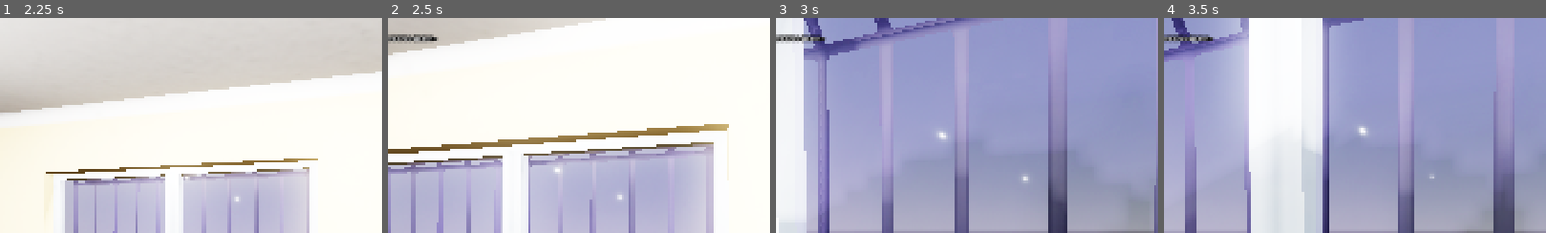
Above: before the commit, frames 1-4 (left to right).
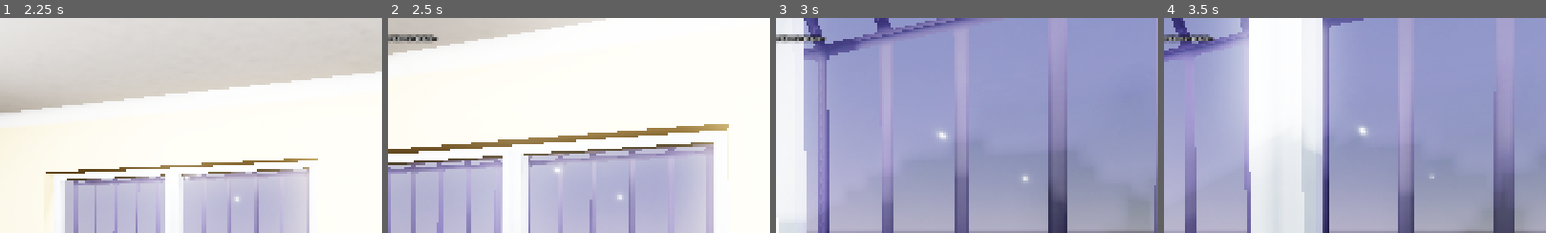
Above: after the commit, the same moments.

Repository: takanazwa5/ProjektMonopolowy
Game: Godot game, scene res://scenes/game/game.tscn
Two runs of this game, one before a commit and one after it. Both use one fixed random seed, a clock stepped at 60 frames per second and the inputs below.
Inputs (mouse positions are % of the whole screen's width and height, from its top left):
- Up to frame 1 (2.25 s): tap Enter at 0.5 s; move the mouse to (55, 50) at 0.52 s; hold E (interact) 0.53-1.28 s; hold W (walk_forward) from 0.53 s (still down); click (55, 50) at 0.67 s; move the mouse to (45, 50) at 1.27 s; tap Ctrl (crouch) at 1.35 s; tap E (interact) at 1.55 s; move the mouse to (52, 48) at 2.02 s; hold G (drop_item) from 2.03 s (still down)
- Up to frame 2 (2.5 s): keep holding W (walk_forward); keep holding G (drop_item); tap E (interact) at 2.3 s
- Up to frame 3 (3 s): keep holding W (walk_forward); move the mouse to (49, 52) at 2.77 s; release G (drop_item) at 2.78 s; tap E (interact) at 2.85 s; click (49, 52) at 2.92 s
- Up to frame 4 (3.5 s): keep holding W (walk_forward)
The pictures show only the part of the screen within x 14-64%, y 0-50%; the shares and areas given below are measured in that part.

Frame 1 is identical in both runs. In frame 2, 0.1% of the frame differs, in the area x 2-12%, y 7-12%; in frame 3, 0.1%; in frame 4, less than 0.1%.

Commit message:
Refactor counter access and item placement logic
Replaced static references to the counter with group-based lookups for improved flexibility. Updated counter target nodes to use groups, streamlined item placement logic, and removed unused interaction signal. Adjusted NPC and player scripts to use the new counter access pattern.

Diff:
--- a/features/counter/counter.gd
+++ b/features/counter/counter.gd
@@ -1,72 +1,76 @@
 class_name Counter extends Interactable
 
 
-signal item_placed(item: Item)
-signal interaction
+signal item_placed(item_data: ItemData)
 
 
-var _szlugi_counter: int = 0
-var _piwo_counter: int = 0
+const TWEEN_DURATION: float = 0.25
+
+
+var _cigs_counter: int = 0
+var _beer_counter: int = 0
 var _misc_counter: int = 0
 
 
-@onready var szlugi_targets: Array[Node] = %SzlugiTargets.get_children()
-@onready var piwo_targets: Array[Node] = %PiwoTargets.get_children()
-@onready var misc_targets: Array[Node] = %MiscTargets.get_children()
-@onready var items: Node = %Items
+@onready var _cig_targets: Array[Node] = get_tree().get_nodes_in_group(&"cig_targets")
+@onready var _beer_targets: Array[Node] = get_tree().get_nodes_in_group(&"beer_targets")
+@onready var _misc_targets: Array[Node] = get_tree().get_nodes_in_group(&"_misc_targets")
+@onready var _items: Node = %Items
 
 
 func interact(event: InputEvent) -> void:
 
 	if not event.is_action_pressed(&"interact"): return
-	interaction.emit()
+	var player: Player = get_tree().get_first_node_in_group(&"player")
+	_place_item_on_counter(player.item_rig.current_item)
 
 
-func place_item_on_counter(item: Item) -> void:
+func clear() -> void:
+
+	for child: Node in _items.get_children(): child.queue_free()
+
+	_cigs_counter = 0
+	_beer_counter = 0
+	_misc_counter = 0
+
+
+func _move_item_to_target(item: Item, target: Marker3D) -> void:
+
+	target.position.y += absf(item.bottom_marker.position.y)
+	target.rotation_degrees.y = randf_range(-180.0, 180.0)
+	var tween: Tween = create_tween().set_trans(Tween.TRANS_CUBIC).set_parallel()
+	tween.tween_property(item, ^"global_transform", target.global_transform, TWEEN_DURATION)
+
+	#if item.data.type == ItemData.Type.SZLUGI:
+#
+		#tween.tween_property(item, ^"rotation_degrees:x", 90.0, TWEEN_DURATION).as_relative()
+
+	if tween.is_running(): await tween.finished
+	target.position.y -= absf(item.bottom_marker.position.y)
+
+
+func _place_item_on_counter(item: Item) -> void:
 
 	var target: Marker3D
 	if item.data.type == ItemData.Type.SZLUGI:
 
-		if _szlugi_counter >= 5: return
-		target = szlugi_targets[_szlugi_counter]
-		_szlugi_counter += 1
+		if _cigs_counter >= _cig_targets.size(): return
+		target = _cig_targets[_cigs_counter]
+		_cigs_counter += 1
 
 	elif item.data.type == ItemData.Type.PIWO:
 
-		if _piwo_counter >= 5: return
-		target = piwo_targets[_piwo_counter]
-		_piwo_counter += 1
+		if _beer_counter >= _beer_targets.size(): return
+		target = _beer_targets[_beer_counter]
+		_beer_counter += 1
 
-	else:
+	elif item.data.type == ItemData.Type.MISC:
 
-		if _misc_counter >= 5: return
-		target = misc_targets[_misc_counter]
+		if _misc_counter >= _misc_targets.size(): return
+		target = _misc_targets[_misc_counter]
 		_misc_counter += 1
 
-	target.position.y += absf(item.bottom_marker.position.y)
-	var tween: Tween = create_tween().set_trans(Tween.TRANS_CUBIC).set_parallel()
-	tween.tween_property(item, ^"global_transform", target.global_transform, 0.25)
-	tween.tween_property(item, ^"rotation_degrees:y", randf_range(-180.0, 180.0), 0.25)
-
-	if item.data.type == ItemData.Type.SZLUGI:
-
-		tween.tween_property(item, ^"rotation_degrees:x", item.rotation_degrees.x + 90.0, 0.25)
-
+	await _move_item_to_target(item, target)
 	item_placed.emit(item.data)
-	item.reparent(items)
-
-	if tween.is_running(): await tween.finished
-	target.position.y -= absf(item.bottom_marker.position.y)
-
+	item.reparent(_items)
 	item.set_script(null)
-
-
-func clear() -> void:
-
-	for child: Node in items.get_children():
-
-		child.queue_free()
-
-	_szlugi_counter = 0
-	_piwo_counter = 0
-	_misc_counter = 0
--- a/features/counter/counter.tscn
+++ b/features/counter/counter.tscn
@@ -6,7 +6,7 @@
 [sub_resource type="ConcavePolygonShape3D" id="ConcavePolygonShape3D_n5wx4"]
 data = PackedVector3Array(-1.3496, 0.3727, 0.3693, -0.4811, 0.4173, 0.3693, -0.4811, 0.3727, 0.3693, -1.3496, 0.3727, 0 …(7936 unchanged characters)…
 
-[node name="Counter" type="StaticBody3D"]
+[node name="Counter" type="StaticBody3D" groups=["counter"]]
 script = ExtResource("1_n5wx4")
 can_interact = false
 
@@ -15,59 +15,52 @@
 [node name="CollisionShape3D" type="CollisionShape3D" parent="."]
 shape = SubResource("ConcavePolygonShape3D_n5wx4")
 
+[node name="Targets" type="Node3D" parent="."]
+
+[node name="SzlugiTarget" type="Marker3D" parent="Targets" groups=["cig_targets"]]
+transform = Transform3D(1, 0, 0, 0, 1, 0, 0, 0, 1, -0.0722618, 1, 0.0381276)
+
+[node name="SzlugiTarget2" type="Marker3D" parent="Targets" groups=["cig_targets"]]
+transform = Transform3D(1, 0, 0, 0, 1, 0, 0, 0, 1, -0.135919, 1, -0.0341322)
+
+[node name="SzlugiTarget3" type="Marker3D" parent="Targets" groups=["cig_targets"]]
+transform = Transform3D(1, 0, 0, 0, 1, 0, 0, 0, 1, -0.17549, 1, 0.110388)
+
+[node name="SzlugiTarget4" type="Marker3D" parent="Targets" groups=["cig_targets"]]
+transform = Transform3D(1, 0, 0, 0, 1, 0, 0, 0, 1, -0.00688392, 1, -0.0943488)
+
+[node name="SzlugiTarget5" type="Marker3D" parent="Targets" groups=["cig_targets"]]
+transform = Transform3D(1, 0, 0, 0, 1, 0, 0, 0, 1, 0.0314564, 1, 0.129099)
+
+[node name="BeerTarget" type="Marker3D" parent="Targets" groups=["beer_targets"]]
+transform = Transform3D(0.381216, 0, -0.924486, 0, 1, 0, 0.924486, 0, 0.381216, -0.435301, 1, 0.0325825)
+
+[node name="BeerTarget2" type="Marker3D" parent="Targets" groups=["beer_targets"]]
+transform = Transform3D(0.381216, 0, -0.924486, 0, 1, 0, 0.924486, 0, 0.381216, -0.392765, 1, -0.0538146)
+
+[node name="BeerTarget3" type="Marker3D" parent="Targets" groups=["beer_targets"]]
+transform = Transform3D(0.381216, 0, -0.924486, 0, 1, 0, 0.924486, 0, 0.381216, -0.541456, 1, -0.0353041)
+
+[node name="BeerTarget4" type="Marker3D" parent="Targets" groups=["beer_targets"]]
+transform = Transform3D(0.381216, 0, -0.924486, 0, 1, 0, 0.924486, 0, 0.381216, -0.287905, 1, 0.0425213)
+
+[node name="BeerTarget5" type="Marker3D" parent="Targets" groups=["beer_targets"]]
+transform = Transform3D(0.381216, 0, -0.924486, 0, 1, 0, 0.924486, 0, 0.381216, -0.479864, 1, 0.163148)
+
+[node name="MiscTarget" type="Marker3D" parent="Targets" groups=["misc_targets"]]
+transform = Transform3D(-0.99403, 0, -0.10911, 0, 1, 0, 0.10911, 0, -0.99403, -0.774992, 1, 0.021527)
+
+[node name="MiscTarget2" type="Marker3D" parent="Targets" groups=["misc_targets"]]
+transform = Transform3D(-0.99403, 0, -0.10911, 0, 1, 0, 0.10911, 0, -0.99403, -0.70383, 1, 0.0864099)
+
+[node name="MiscTarget3" type="Marker3D" parent="Targets" groups=["misc_targets"]]
+transform = Transform3D(-0.99403, 0, -0.10911, 0, 1, 0, 0.10911, 0, -0.99403, -0.680264, 1, -0.0615646)
+
+[node name="MiscTarget4" type="Marker3D" parent="Targets" groups=["misc_targets"]]
+transform = Transform3D(-0.99403, 0, -0.10911, 0, 1, 0, 0.10911, 0, -0.99403, -0.825525, 1, 0.160346)
+
+[node name="MiscTarget5" type="Marker3D" parent="Targets" groups=["misc_targets"]]
+transform = Transform3D(-0.99403, 0, -0.10911, 0, 1, 0, 0.10911, 0, -0.99403, -0.888017, 1, -0.0575848)
+
 [node name="Items" type="Node" parent="."]
 unique_name_in_owner = true
-
-[node name="SzlugiTargets" type="Node3D" parent="."]
-unique_name_in_owner = true
-
-[node name="SzlugiTarget" type="Marker3D" parent="SzlugiTargets"]
-transform = Transform3D(1, 0, 0, 0, 1, 0, 0, 0, 1, -0.0722618, 1, 0.0381276)
-
-[node name="SzlugiTarget2" type="Marker3D" parent="SzlugiTargets"]
-transform = Transform3D(1, 0, 0, 0, 1, 0, 0, 0, 1, -0.135919, 1, -0.0341322)
-
-[node name="SzlugiTarget3" type="Marker3D" parent="SzlugiTargets"]
-transform = Transform3D(1, 0, 0, 0, 1, 0, 0, 0, 1, -0.17549, 1, 0.110388)
-
-[node name="SzlugiTarget4" type="Marker3D" parent="SzlugiTargets"]
-transform = Transform3D(1, 0, 0, 0, 1, 0, 0, 0, 1, -0.00688392, 1, -0.0943488)
-
-[node name="SzlugiTarget5" type="Marker3D" parent="SzlugiTargets"]
-transform = Transform3D(1, 0, 0, 0, 1, 0, 0, 0, 1, 0.0314564, 1, 0.129099)
-
-[node name="PiwoTargets" type="Node3D" parent="."]
-unique_name_in_owner = true
-
-[node name="PiwoTarget" type="Marker3D" parent="PiwoTargets"]
-transform = Transform3D(0.381216, 0, -0.924486, 0, 1, 0, 0.924486, 0, 0.381216, -0.435301, 1, 0.0325825)
-
-[node name="PiwoTarget2" type="Marker3D" parent="PiwoTargets"]
-transform = Transform3D(0.381216, 0, -0.924486, 0, 1, 0, 0.924486, 0, 0.381216, -0.392765, 1, -0.0538146)
-
-[node name="PiwoTarget3" type="Marker3D" parent="PiwoTargets"]
-transform = Transform3D(0.381216, 0, -0.924486, 0, 1, 0, 0.924486, 0, 0.381216, -0.541456, 1, -0.0353041)
-
-[node name="PiwoTarget4" type="Marker3D" parent="PiwoTargets"]
-transform = Transform3D(0.381216, 0, -0.924486, 0, 1, 0, 0.924486, 0, 0.381216, -0.287905, 1, 0.0425213)
-
-[node name="PiwoTarget5" type="Marker3D" parent="PiwoTargets"]
-transform = Transform3D(0.381216, 0, -0.924486, 0, 1, 0, 0.924486, 0, 0.381216, -0.479864, 1, 0.163148)
-
-[node name="MiscTargets" type="Node3D" parent="."]
-unique_name_in_owner = true
-
-[node name="MiscTarget" type="Marker3D" parent="MiscTargets"]
-transform = Transform3D(-0.99403, 0, -0.10911, 0, 1, 0, 0.10911, 0, -0.99403, -0.774992, 1, 0.021527)
-
-[node name="MiscTarget2" type="Marker3D" parent="MiscTargets"]
-transform = Transform3D(-0.99403, 0, -0.10911, 0, 1, 0, 0.10911, 0, -0.99403, -0.70383, 1, 0.0864099)
-
-[node name="MiscTarget3" type="Marker3D" parent="MiscTargets"]
-transform = Transform3D(-0.99403, 0, -0.10911, 0, 1, 0, 0.10911, 0, -0.99403, -0.680264, 1, -0.0615646)
-
-[node name="MiscTarget4" type="Marker3D" parent="MiscTargets"]
-transform = Transform3D(-0.99403, 0, -0.10911, 0, 1, 0, 0.10911, 0, -0.99403, -0.825525, 1, 0.160346)
-
-[node name="MiscTarget5" type="Marker3D" parent="MiscTargets"]
-transform = Transform3D(-0.99403, 0, -0.10911, 0, 1, 0, 0.10911, 0, -0.99403, -0.888017, 1, -0.0575848)
--- a/features/level/level.gd
+++ b/features/level/level.gd
@@ -1,15 +1,16 @@
 class_name Level extends Node3D
 
 
-static var counter: Counter
 static var fridge: Node3D
 static var cash_register: CashRegister
 static var main_door: Marker3D
 
 
+@onready var counter: Counter = %Counter
+
+
 func _ready() -> void:
 
-	counter = %Counter
 	fridge = %Fridge
 	cash_register = %CashRegister
 	main_door = %MainDoor
--- a/features/npc/shared/states/entering_store_state.gd
+++ b/features/npc/shared/states/entering_store_state.gd
@@ -16,7 +16,8 @@
 	if wants_help:
 
 		print("Basiula jest leniwa i chce miec produkt przyniesiony na lade.")
-		npc.navigate_to_node(Level.counter)
+		var counter: Counter = get_tree().get_first_node_in_group(&"counter")
+		npc.navigate_to_node(counter)
 		await npc.navigation_agent_3d.navigation_finished
 		transition.emit(waiting_for_product_state)
 
--- a/features/npc/shared/states/getting_product_state.gd
+++ b/features/npc/shared/states/getting_product_state.gd
@@ -16,7 +16,11 @@
 
 func _on_animation_finished(anim_name: StringName) -> void:
 
-	if anim_name == &"Rig/PickUp_Base": npc.navigate_to_node(Level.counter)
+	if anim_name == &"Rig/PickUp_Base":
+
+		var counter: Counter = get_tree().get_first_node_in_group(&"counter")
+		npc.navigate_to_node(counter)
+
 	await npc.navigation_agent_3d.navigation_finished
 	transition.emit(paying_state)
 
--- a/features/npc/shared/states/packing_state.gd
+++ b/features/npc/shared/states/packing_state.gd
@@ -15,7 +15,8 @@
 
 	if anim_name == &"Rig/PickUp_Base":
 
-		Level.counter.clear()
+		var counter: Counter = get_tree().get_first_node_in_group(&"counter")
+		counter.clear()
 		transition.emit(exiting_store_state)
 
 
--- a/features/npc/shared/states/waiting_for_product_state.gd
+++ b/features/npc/shared/states/waiting_for_product_state.gd
@@ -6,7 +6,8 @@
 
 func enter() -> void:
 
-	Level.counter.item_placed.connect(_on_counter_item_placed)
+	var counter: Counter = get_tree().get_first_node_in_group(&"counter")
+	counter.item_placed.connect(_on_counter_item_placed)
 	print("Basiula podeszla do lady. Tu bedzie okienko dialogowe. Na razie czeka na bobra w butelce.")
 
 
@@ -18,4 +19,5 @@
 
 func exit() -> void:
 
-	Level.counter.item_placed.disconnect(_on_counter_item_placed)
+	var counter: Counter = get_tree().get_first_node_in_group(&"counter")
+	counter.item_placed.disconnect(_on_counter_item_placed)
--- a/features/player/player.tscn
+++ b/features/player/player.tscn
@@ -223,7 +223,7 @@
 &"RESET": SubResource("Animation_727pu")
 }
 
-[node name="Player" type="CharacterBody3D"]
+[node name="Player" type="CharacterBody3D" groups=["player"]]
 collision_layer = 2
 collision_mask = 9
 script = ExtResource("1_k7k3i")
--- a/project.godot
+++ b/project.godot
@@ -47,6 +47,8 @@
 [global_group]
 
 items=""
+counter=""
+player=""
 
 [input]
 
--- a/scenes/game/game.gd
+++ b/scenes/game/game.gd
@@ -10,7 +10,6 @@
 
 	player.item_rig.child_entered_tree.connect(_on_item_entered_rig)
 	player.item_rig.child_exiting_tree.connect(_on_item_exited_rig)
-	level.counter.interaction.connect(_on_counter_interaction)
 	pause_menu.paused.connect(_on_game_paused)
 	pause_menu.unpaused.connect(_on_game_unpaused)
 
@@ -53,11 +52,6 @@
 	level.counter.can_interact = false
 
 
-func _on_counter_interaction() -> void:
-
-	level.counter.place_item_on_counter(player.item_rig.current_item)
-
-
 func _on_game_paused() -> void:
 
 	player.hud.hide()
